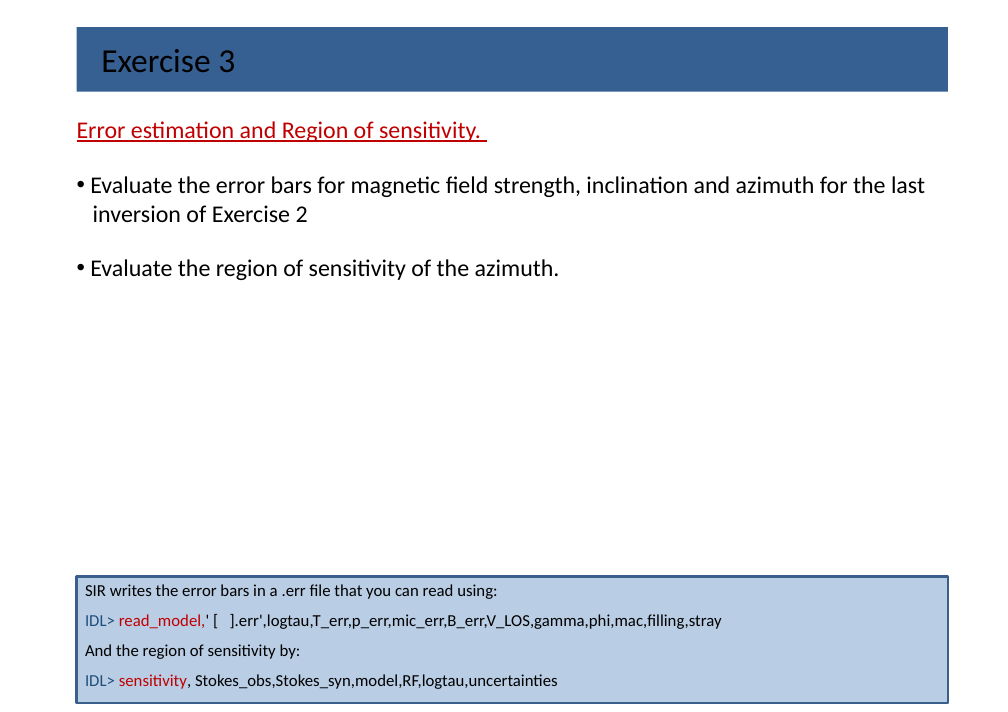
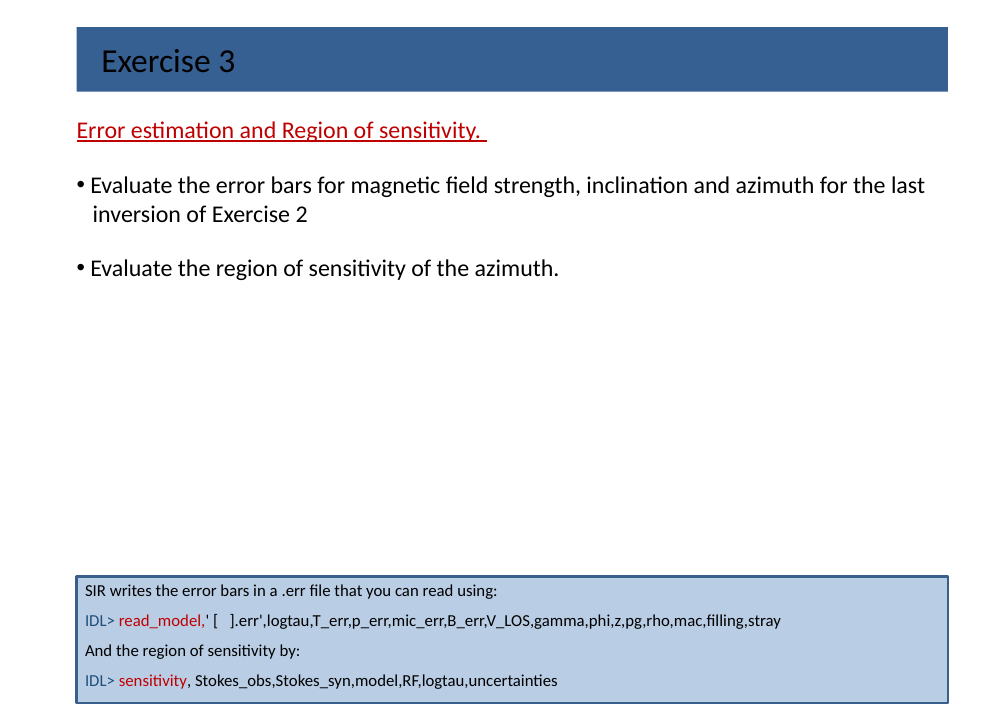
Before and after one commit to BasilioRuiz/SIR-course, a slide deck: slide 5 of SIR_exercises/SIR__exercises.pptx (slide 4 before the commit). Drawn at 1008x712 pixels with LibreOffice and Linux fonts; fonts in the diff are those of the drawing. Boxes give left, top, right and bottom in pixels: in the first picture for what was removed or moved away, otherwise in the second. Text is boxed around its words. In the diff, an @@ line names an element or a change of style, - is before the commit and + after.

```diff
--- a/SIR_exercises/SIR__exercises.pptx
+++ b/SIR_exercises/SIR__exercises.pptx
@@ text in rectangle at [85, 614, 781, 629]: text changed @@
-IDL> read_model,' [ ].err',logtau,T_err,p_err,mic_err,B_err,V_LOS,gamma,phi,mac,filling,stray
+IDL> read_model,' [ ].err',logtau,T_err,p_err,mic_err,B_err,V_LOS,gamma,phi,z,pg,rho,mac,filling,stray
```
Also in this commit, not shown: 2 other slides changed, 1 slide added.
